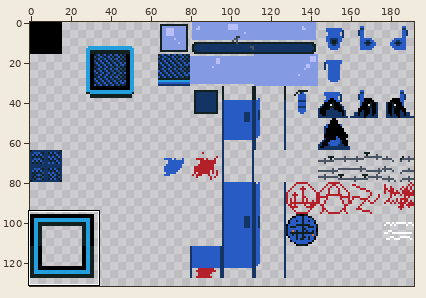
Sprite sheet, stored at assets/environment/bathroom.png. The picture above shows the old version from afar; the outline marks the close-up.
Close-up. First the earlier version:
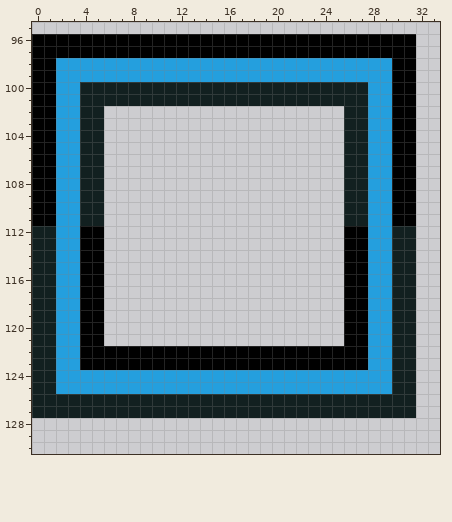
The file is 192x192 pixels. Shown: x 0..33, y 95..130. The wide view leaves out empty margins.
After the commit:
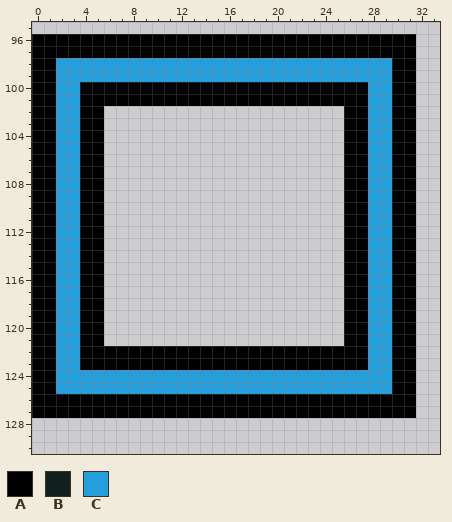
Palette (. is transparent): A #000000  B #122020  C #249fde
From the commit log: inner wall fix
What changed:
The author changed colour B to colour A in rows 100 to 101 at x 4 to 27; in rows 102 to 111 at x 4 to 5 and 26 to 27; in rows 112 to 125 at x 0 to 1 and 30 to 31; in rows 126 to 127 at x 0 to 31.
Pixel boxes of the changes (left, top, right, bottom) in both close-ups:
changed: (32, 82, 416, 418)
